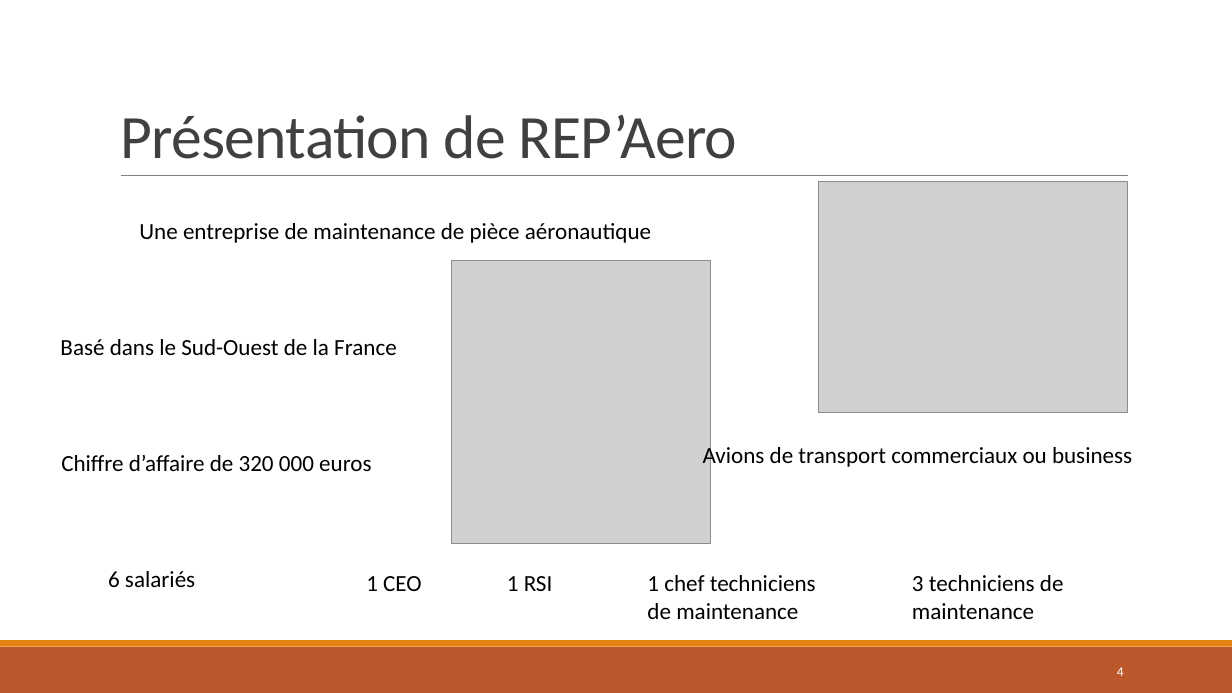
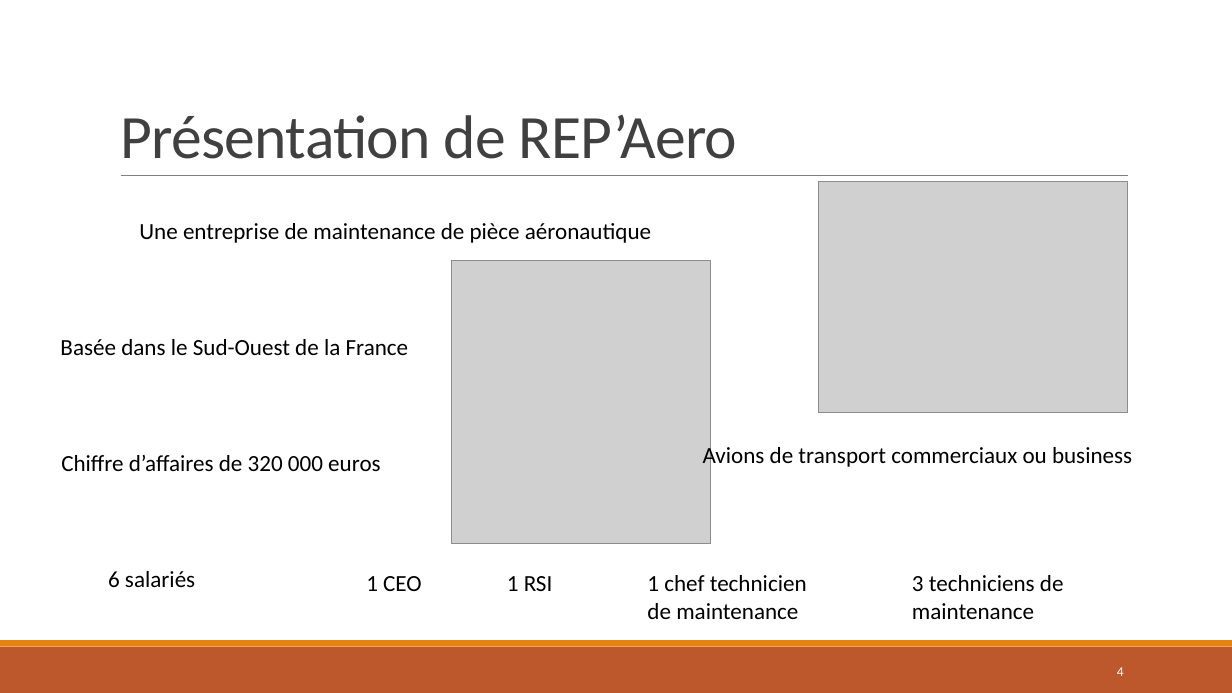
Before and after one commit to wilkill/P7-REP-AERO, a slide deck: slide 4 of Architecture/4 - Présentation/Présentation.pptx. Drawn at 1232x693 pixels with LibreOffice and Linux fonts; fonts in the diff are those of the drawing; grey boxes stand for pictures. Boxes give left, top, right and bottom in pixels: in the first picture for what was removed or moved away, otherwise in the second. Text is boxed around its words. In the diff, an @@ line names an element or a change of style, - is before the commit and + after.

```diff
--- a/Architecture/4 - Présentation/Présentation.pptx
+++ b/Architecture/4 - Présentation/Présentation.pptx
@@ text at <box>60,339,409,355</box>: text changed @@
-Basé dans le Sud-Ouest de la France
+Basée dans le Sud-Ouest de la France
@@ text at <box>61,455,380,471</box>: text changed @@
-Chiffre d’affaire de 320 000 euros
+Chiffre d’affaires de 320 000 euros
@@ text at <box>647,575,807,619</box>: text changed @@
-1 chef techniciens de maintenance
+1 chef technicien de maintenance
```
Also in this commit, not shown: 5 other slides changed.
